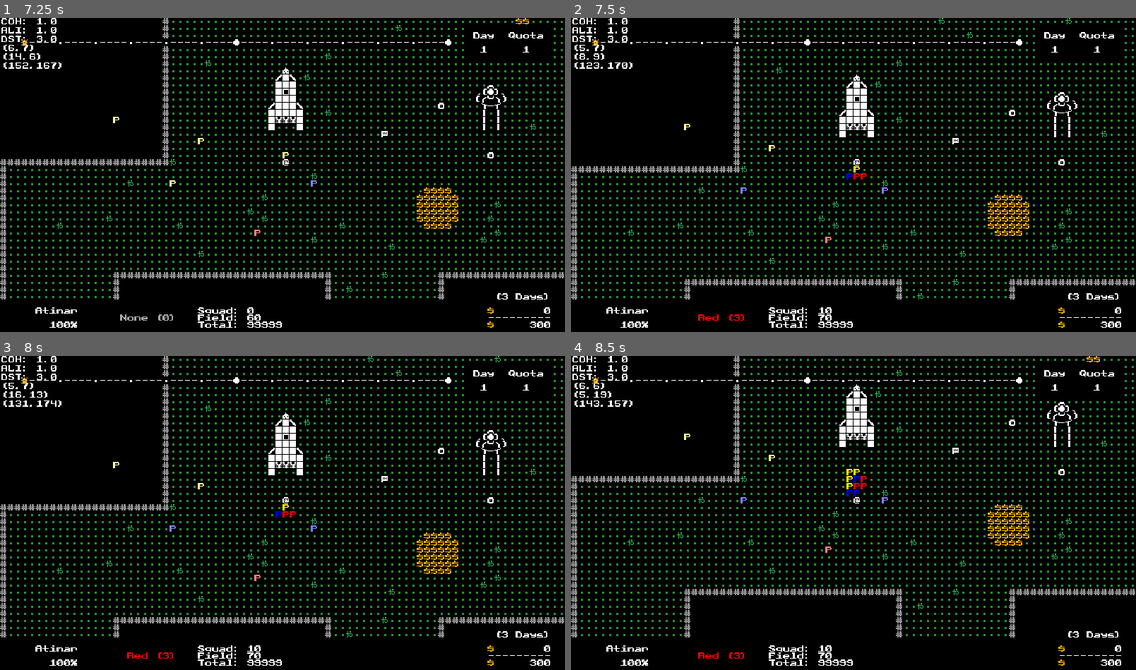
Above: before the commit, frames 1-4 (two rows, left to right).
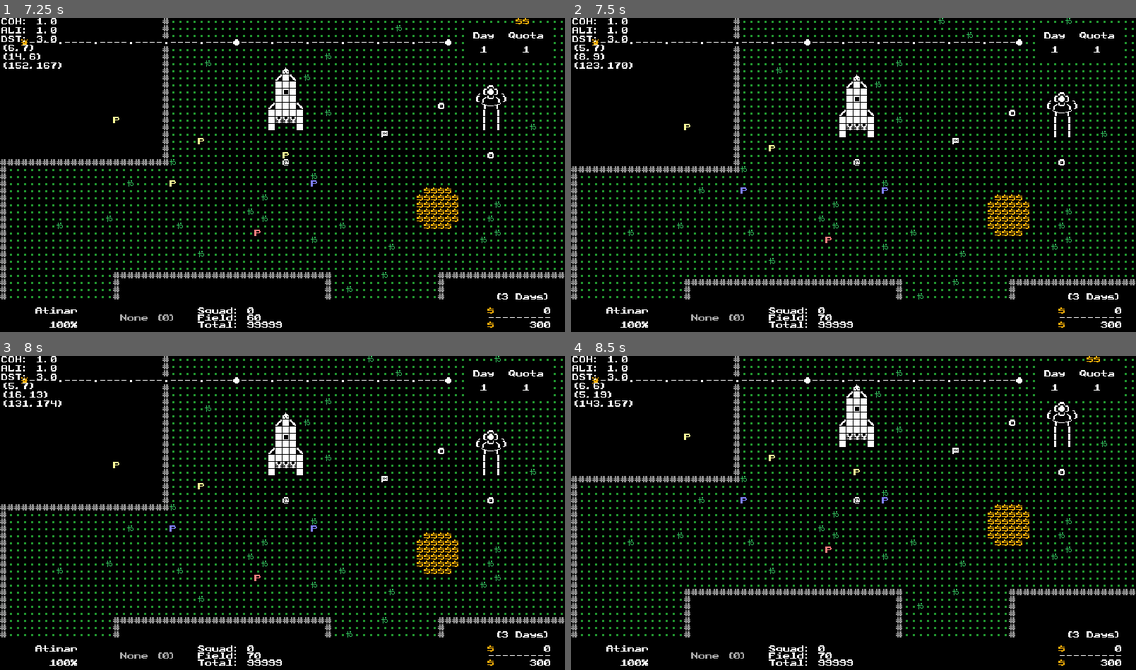
Above: after the commit, the same moments.

Repository: w00tyd00d/Roguemin
Game: Godot game, scene res://prefabs/main.tscn
Same seed, same stepped clock (60 frames per second), same inputs: the game is played once before the commit and once after it.
Inputs (mouse positions are in pixels of both pictures, inside the frame that each line leads up to):
- Up to frame 1 (7.25 s): tap Enter (c_confirm) every 0.75 s from 0.5 to 4.25 s; drag from (282, 159) to (339, 105) at 0.52 s; drag from (169, 193) to (254, 240) at 1.27 s; move the mouse to (339, 105) at 2.02 s; hold E (c_cycle_right) 2.03-2.75 s; hold Right mouse button (d_right_click) 2.03-2.75 s; tap D (c_dismiss) at 2.3, 5.1, 6.8 s; drag from (254, 240) to (113, 127) at 2.77 s; move the mouse to (452, 225) at 3.52 s; hold Q (c_cycle_left) 3.53-4.25 s; hold Right mouse button (d_right_click) 3.53-4.25 s; tap Z (c_camera) at 3.6 s; drag from (113, 127) to (197, 96) at 4.27 s; move the mouse to (310, 178) at 5.02 s; hold Keypad 2 (c_down) 5.03-5.75 s; click (310, 178) at 5.17 s; tap F (c_throw) at 5.3, 6.6 s; drag from (197, 96) to (169, 193) at 5.77 s; move the mouse to (406, 162) at 6.52 s; hold Keypad 8 (c_up) from 6.53 s (still down)
- Up to frame 2 (7.5 s): release Keypad 8 (c_up) at 7.25 s; drag from (740, 193) to (825, 240) at 7.27 s
- Up to frame 3 (8 s): no input
- Up to frame 4 (8.5 s): move the mouse to (910, 443) at 8.02 s; hold Keypad 2 (c_down) from 8.03 s (still down); hold Right mouse button (d_right_click) from 8.03 s (still down); tap 1 (c_toggle_red) at 8.1 s

Frame 1 is identical in both runs. In frame 2, 0.2% of the frame differs, in the area x 21-53%, y 47-97%; in frame 3, 0.2%; in frame 4, 0.3%, in the area x 21-53%, y 35-97%.
Error after the commit: Invalid access to property or key 'RNG' on a base object of type 'Node (globals.gd)'. (res://scripts/world/tile.gd:153)

Commit message:
Finished SpottyRedChase state

Diff:
--- a/project.godot
+++ b/project.godot
@@ -29,6 +29,7 @@
 [debug]
 
 gdscript/warnings/unused_signal=0
+gdscript/warnings/incompatible_ternary=0
 gdscript/warnings/integer_division=0
 gdscript/warnings/int_as_enum_without_cast=0
 
--- a/script_templates/State/default.gd
+++ b/script_templates/State/default.gd
@@ -11,8 +11,9 @@
 
 
 # Changes what the default cost of the action will be
-func get_cost(ent: Entity) -> int:
-    return super(ent)
+# Essentially represents the speed of the action
+func get_cost(_ent: Entity) -> int:
+    return DEFAULT_COST
 
 
 # Changes the rules for when the entity can act
--- a/scripts/enemy_fov.gd
+++ b/scripts/enemy_fov.gd
@@ -73,7 +73,7 @@
 var closest_target: Vector2i
 
 # The cached location of of all targets within FOV
-var all_targets: Array[Vector2i] = []
+var all_targets: Dictionary[Vector2i, bool] = {}
 
 var key : Dictionary[Glyph, Array] :
     get:
@@ -98,7 +98,7 @@
 
 func reset() -> void:
     closest_target = Vector2()
-    all_targets = []
+    all_targets = {}
 
 
 func set_target_callback(cb: Callable) -> void:
@@ -172,13 +172,12 @@
                     history[position] = true
 
                     if _is_target(position):
-                        all_targets.append(position)
+                        all_targets[position] = true
 
                         var center := entity.center_from_facing()
-                        var dist1 := position.distance_squared_to(center)
-                        var dist2 := closest_target.distance_squared_to(center)
-
-                        if closest_target == Vector2i() or dist1 < dist2:
+                        var closer := Util.closer_than(position, closest_target, center)
+
+                        if closest_target == Vector2i() or closer:
                             closest_target = position
 
                 if cell_type != Type.Tile.WALL:
@@ -270,11 +269,8 @@
         return Vector2i(major, minor)
 
 
-# is_transparent, but without a bounds check for use in the inner loop of
-# visibility computation.
 func _get_cell_type(position: Vector2) -> Type.Tile:
     return world.get_tile(position).type
-    # return _transparent_cells[position.y][position.x]
 
 
 func _is_target(pos: Vector2i) -> bool:
@@ -284,9 +280,3 @@
 func _default_target_callback(pos: Vector2i) -> bool:
     var tile := world.get_tile(pos)
     return tile.has_units or tile.has_player
-
-
-# set_in_view, but with no bounds check.  For use in the inner loop of
-# visibility computation.
-# func _set_in_view_no_bounds(position: Vector2, in_view: bool) -> void:
-#     _fov_cells[position.y][position.x] = in_view
--- a/scripts/entities/enemy.gd
+++ b/scripts/entities/enemy.gd
@@ -136,10 +136,9 @@
     return null
 
 
-func queue_attack(tile: Tile) -> void:
-    target_tile =  tile
+func prepare_attack(tile: Tile) -> void:
+    target_tile = tile
     attack_indicator.target_tile(tile)
-    _set_attack_position(tile.grid_position)
 
 
 func attack_target() -> void:
--- a/scripts/lib/util.gd
+++ b/scripts/lib/util.gd
@@ -89,6 +89,27 @@
     return res
 
 
+func shuffle(arr: Array, rng: RandomNumberGenerator = null) -> Array:
+    var rand := rng.randi_range if rng else randi_range
+    var size := arr.size()
+
+    for i in size:
+        var rand_idx: int = rand.call(0, size-1)
+
+        if rand_idx == i:
+            continue
+
+        var temp = arr[rand_idx]
+        arr[rand_idx] = arr[i]
+        arr[i] = temp
+
+    return arr
+
+
+func shuffled(arr: Array, rng: RandomNumberGenerator = null) -> Array:
+    return shuffle(arr.duplicate(), rng)
+
+
 ## Returns the Chebyshev (aka Chess) distance between two vectors.
 func chebyshev(vec1: Vector2i, vec2: Vector2i) -> int:
     var dx := absi(vec1.x - vec2.x)
@@ -101,3 +122,11 @@
     var dx := absi(vec1.x - vec2.x)
     var dy := absi(vec1.y - vec2.y)
     return dx + dy
+
+
+## Returns [code]true[/code] if [param pos1] is closer than [param pos2] to
+## [param dest]. Otherwise returns [code]false[/code].
+func closer_than(pos1: Vector2i, pos2: Vector2i, dest: Vector2i) -> bool:
+    var dist1 := dest.distance_squared_to(pos1)
+    var dist2 := dest.distance_squared_to(pos2)
+    return dist1 < dist2
--- a/scripts/states/spotty_red/spotty_red_chase.gd
+++ b/scripts/states/spotty_red/spotty_red_chase.gd
@@ -1,39 +1,91 @@
 class_name SpottyRedChase extends State
+
+const NORMAL_COST := DEFAULT_COST * 2
+const ROTATE_COST := DEFAULT_COST
 
 
 func _init():
     name = "spotty_red_chase"
 
 
-# Called when entering the state
 func enter(_ent: Entity) -> void:
+    var ent := _enemy(_ent)
+
+    # We should only be entering this state if we already have a target.
+    assert(ent.target_entity)
+
     super(_ent)
-    _enemy(_ent).fov.update()
-
+    ent.fov.update()
 
 
 # Changes what the cost of the action will be
-func get_cost(ent: Entity) -> int:
-    return super(ent)
+func get_cost(_ent: Entity) -> int:
+    return NORMAL_COST
 
 
 # Changes the rules for when the entity can act
-func can_act(ent: Entity) -> bool:
-    return super(ent)
+# func can_act(ent: Entity) -> bool:
+#     return super(ent)
 
 
 # Changes how energy is consumed from the entity
-func use_energy(ent: Entity, override := -1) -> void:
-    super(ent, override)
+# func use_energy(ent: Entity, override := -1) -> void:
+#     super(ent, override)
 
 
 # Attempts to perform an action to consume energy
-func do_action(ent: Entity) -> ActionResult:
+func do_action(_ent: Entity) -> ActionResult:
+    var ent := _enemy(_ent)
+    var home_dist := World.distance(ent.grid_position, ent.spawn_position)
 
+    # If we wandered too far from home, go home.
+    if home_dist >= ent.wander_distance:
+        return result(false).new_state(States.SpottyRed.RETURN)
 
-    return result(false)
+    # Verify we have the best available target, if any.
+    ent.target_entity = _verify_target(ent)
+
+    # If we have no more target, go home.
+    if not ent.target_entity:
+        return result(false).new_state(States.SpottyRed.RETURN)
+
+    var tar := ent.target_entity
+
+    # If target not in fov, rotate towards them.
+    if not ent.fov.all_targets.has(tar.grid_position):
+        ent.turn_towards(ent.target_entity.grid_position)
+        return result(true, ROTATE_COST)
+
+    var tar_dist := World.distance(ent.grid_position, tar.grid_position, true)
+
+    # If target within attack range, we attack.
+    if tar_dist <= ent.attack_range:
+        ent.prepare_attack(tar.current_tile)
+        result(true).new_state(States.SpottyRed.ATTACK)
+
+    return result(ent.move_towards(tar.current_tile))
 
 
 # Called when leaving the state
-func exit(ent: Entity) -> void:
-    super(ent)
+# func exit(ent: Entity) -> void:
+#     super(ent)
+
+
+# Used only to change target to a more convenient target, not acquire a new one.
+func _verify_target(ent: Enemy) -> Entity:
+    assert(ent.target_entity)
+
+    var fov_pos := ent.fov.closest_target
+    var tar_pos := ent.target_entity.grid_position
+    var eye_pos := ent.eye_position
+
+    if not fov_pos and ent.distance_to(tar_pos) > ent.sight_range:
+        return ent.get_closest_target(true)
+
+    if (fov_pos == tar_pos or
+        not Util.closer_than(fov_pos, tar_pos, eye_pos)):
+        return ent.target_entity
+
+    var tile := world.get_tile(fov_pos)
+
+    return player if tile.has_player else tile.get_first_unit()
--- a/scripts/world/tile.gd
+++ b/scripts/world/tile.gd
@@ -149,9 +149,15 @@
 
 func get_all_units() -> Array[Unit]:
     var res : Array[Unit] = []
-    for dict in _units.values():
-        res.append_array((dict.keys()))
+
+    for dict in Util.shuffle(_units.values(), Globals.RNG):
+        res.append_array(dict.keys())
+
     return res
+
+
+func get_first_unit() -> Unit:
+    return get_all_units()[0]
 
 
 func whistled() -> void:
